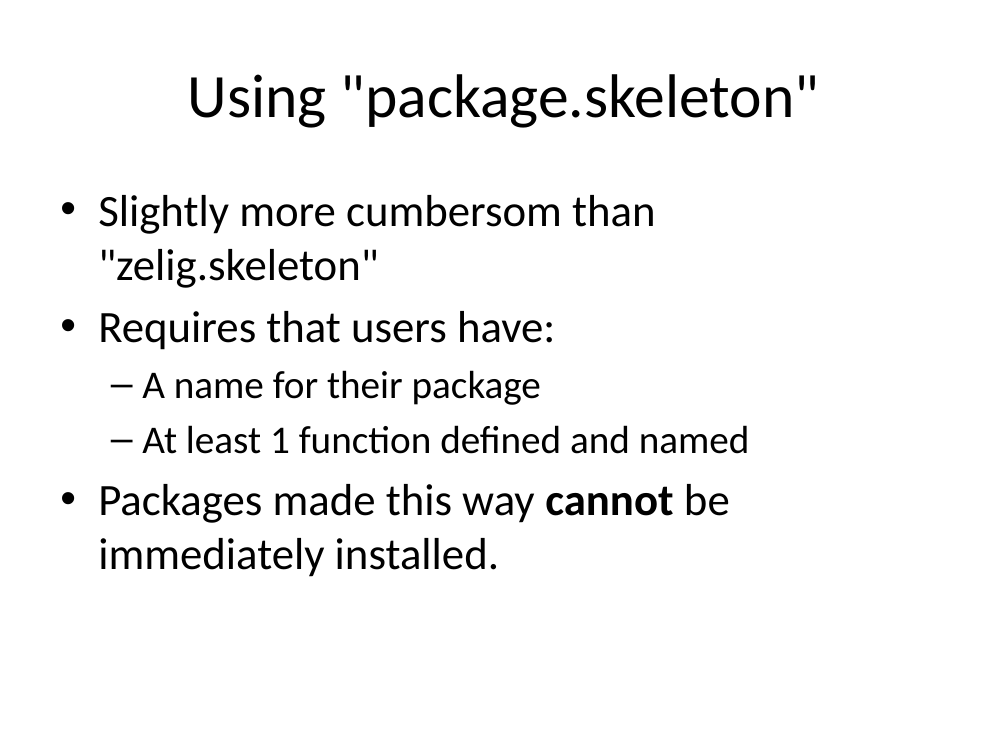
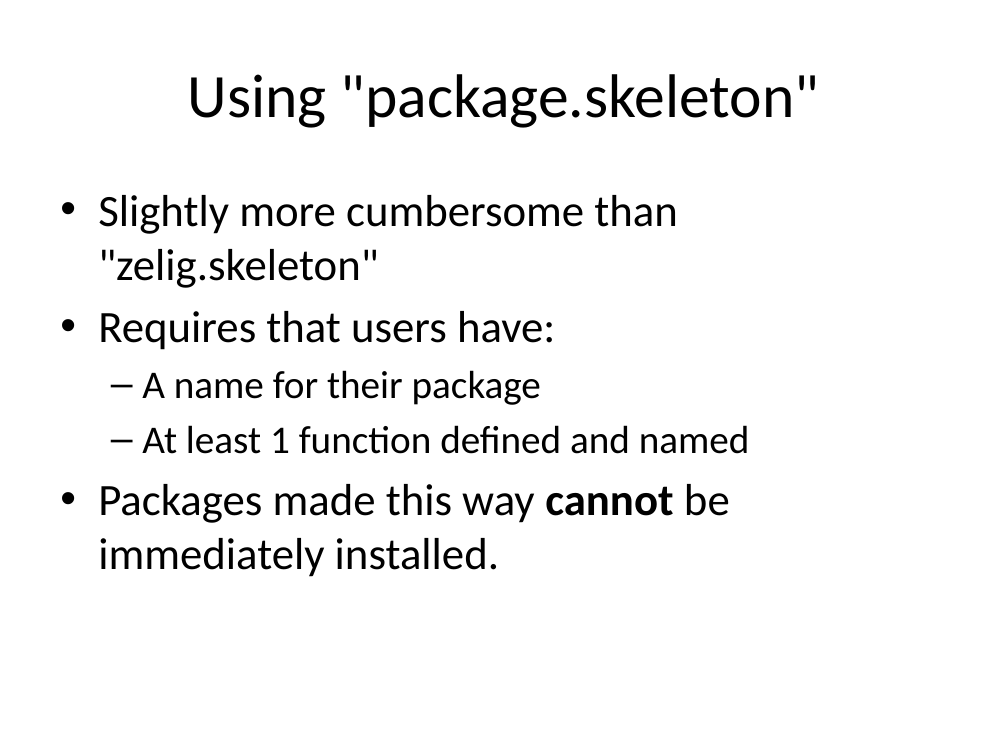
Before and after one commit to IQSS/Zelig4-Documentation, a slide deck: slide 25 of January-Class/Zelig_1_regressions.pptx (slide 23 before the commit). Drawn at 1008x756 pixels with LibreOffice and Linux fonts; fonts in the diff are those of the drawing. Boxes give left, top, right and bottom in pixels: in the first picture for what was removed or moved away, otherwise in the second. Text is boxed around its words. In the diff, an @@ line names an element or a change of style, - is before the commit and + after.

Commit message:
Updating slides (slightly)

```diff
--- a/January-Class/Zelig_1_regressions.pptx
+++ b/January-Class/Zelig_1_regressions.pptx
@@ text at <box>98,195,678,288</box>: text changed @@
-• Slightly more cumbersom than "zelig.skeleton"
+• Slightly more cumbersome than "zelig.skeleton"
```
Also in this commit, not shown: 13 other slides changed, 3 slides added, 1 slide removed, 2 other files.
